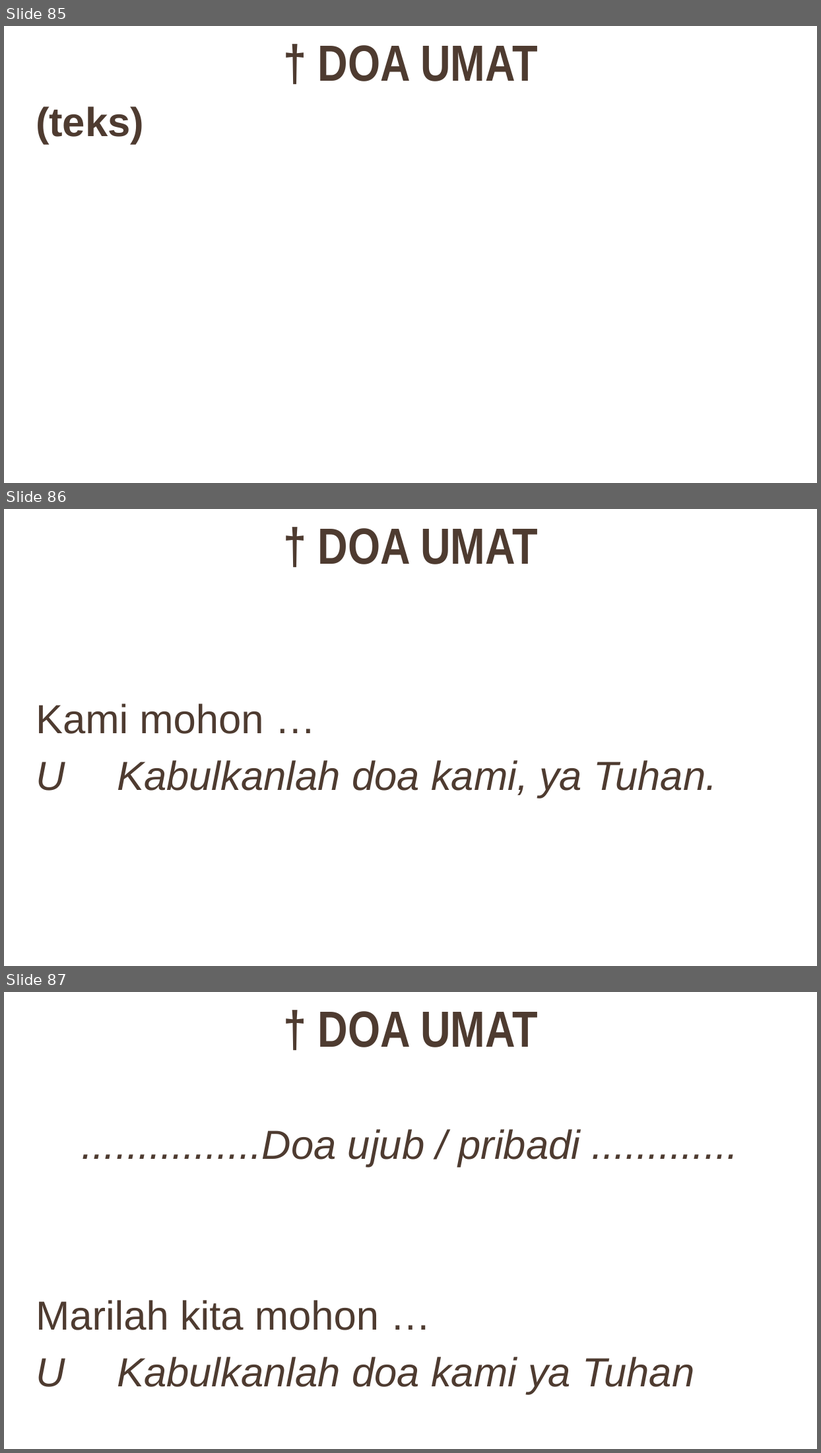
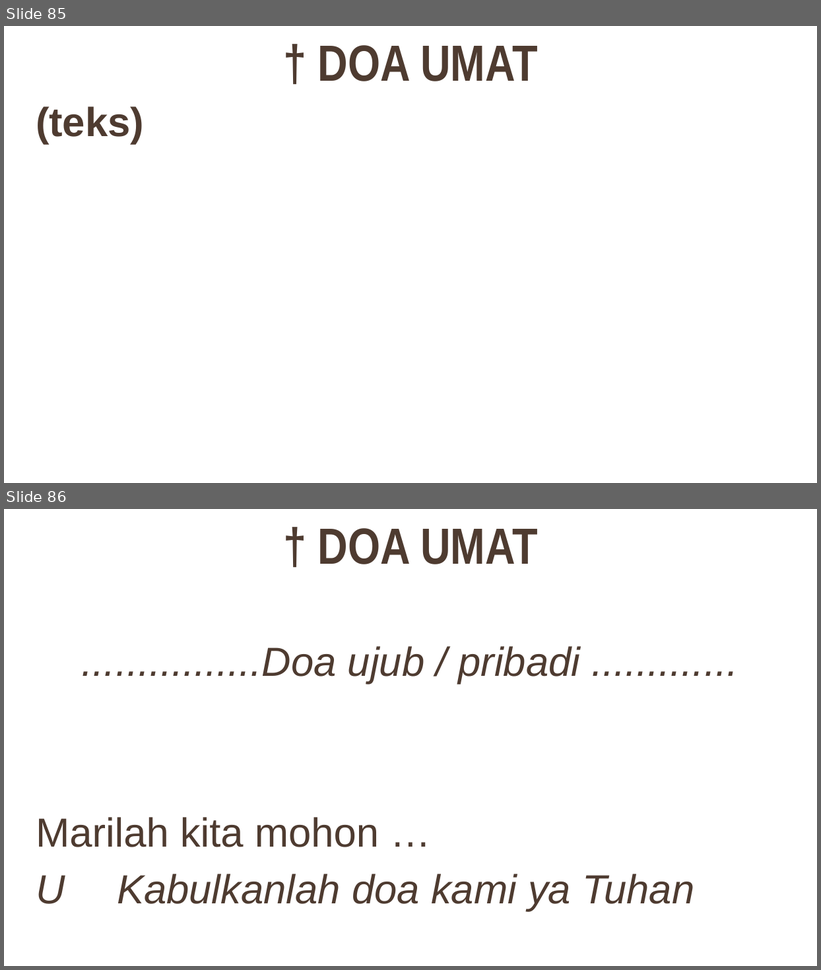
Before and after one commit to JasonEvan/Mikael-PPT-Maker, a slide deck: app/template/Template_PPT_OBS_Kuning.pptx. Shown one above the other, each under a label of ours: slides 85, 86 and 87 before the commit, slides 85 and 86 after it. The pictures are 821x1453 and 821x970 pixels, drawn with LibreOffice and Linux fonts; fonts in the diff are those of the drawing; background and template pictures are left out. Boxes give left, top, right and bottom in pixels: in the first picture for what was removed or moved away, otherwise in the second. Text is boxed around its words. In the diff, an @@ line names an element or a change of style, - is before the commit and + after.

```diff
--- a/app/template/Template_PPT_OBS_Kuning.pptx
+++ b/app/template/Template_PPT_OBS_Kuning.pptx
@@ slide 86 removed at bbox=[4, 509, 817, 966], background picture (left out) @@
@@ text removed at bbox=[318, 528, 538, 564] @@
-† DOA UMAT
@@ text removed at bbox=[36, 704, 717, 798] @@
-Kami mohon …
-U Kabulkanlah doa kami, ya Tuhan.
@@ what was slide 87 is now slide 86 @@
```
Also in this commit, not shown: 1 slide changed, 1 other file.
